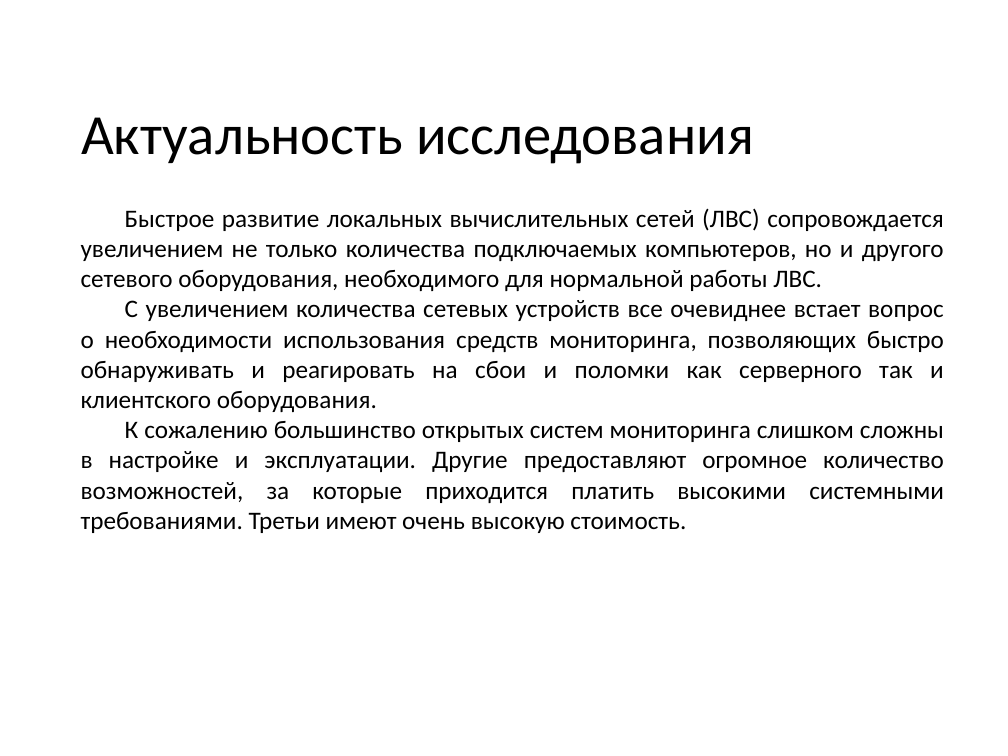
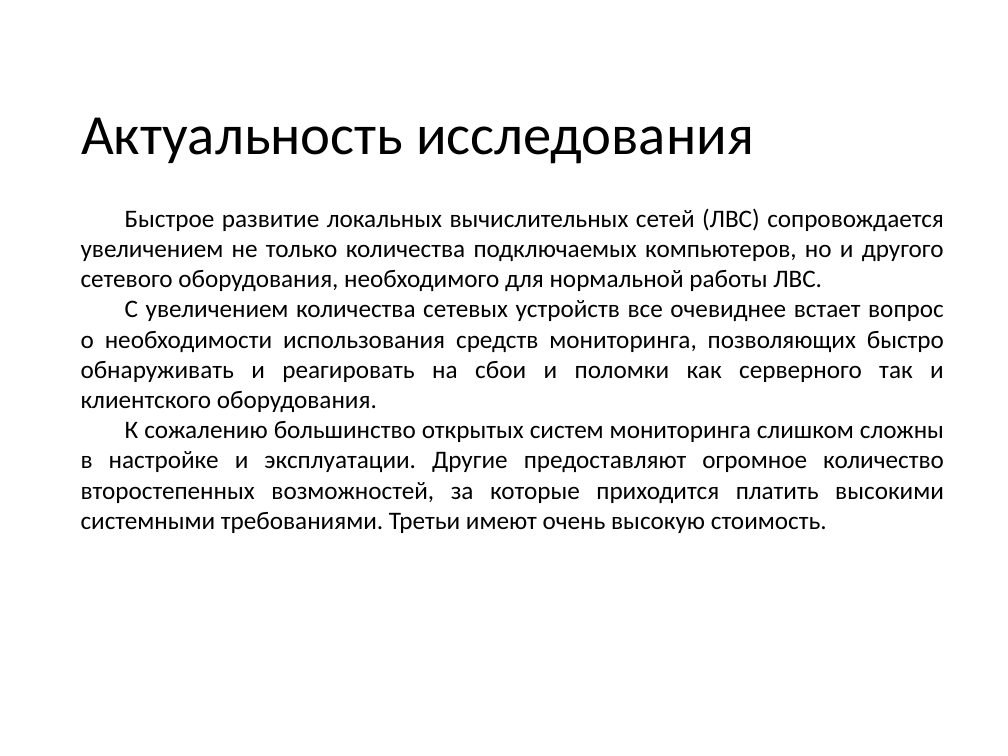
Before and after one commit to denis6705/diplom, a slide deck: slide 2 of Презентация.pptx. Drawn at 1008x756 pixels with LibreOffice and Linux fonts; fonts in the diff are those of the drawing. Boxes give left, top, right and bottom in pixels: in the first picture for what was removed or moved away, otherwise in the second. Text is boxed around its words. In the diff, an @@ line names an element or a change of style, - is before the commit and + after.

```diff
--- a/Презентация.pptx
+++ b/Презентация.pptx
@@ text at [81, 421, 944, 533]: text changed @@
-К сожалению большинство открытых систем мониторинга слишком сложны в настройке и эксплуатации. Другие предоставляют огромное количество возможностей, за которые приходится платить высокими системными требованиями. Третьи имеют очень высокую стоимость.
+К сожалению большинство открытых систем мониторинга слишком сложны в настройке и эксплуатации. Другие предоставляют огромное количество второстепенных возможностей, за которые приходится платить высокими системными требованиями. Третьи имеют очень высокую стоимость.
```
Also in this commit, not shown: 2 other slides changed, 3 other files.
